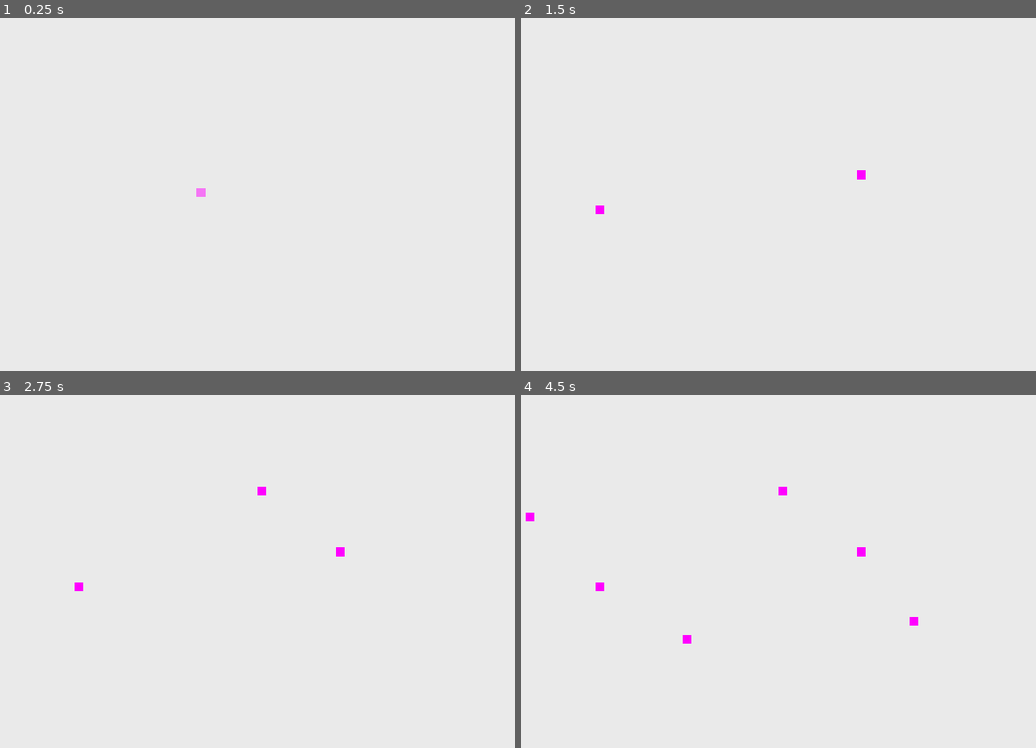
Above: before the commit, frames 1-4 (two rows, left to right).
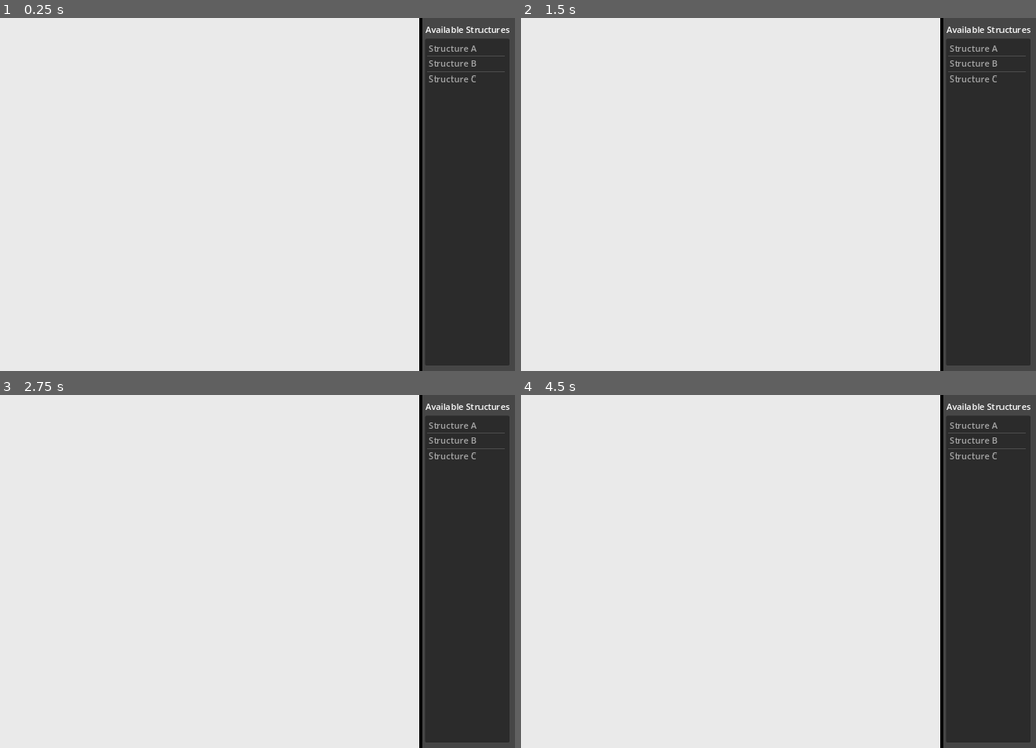
Above: after the commit, the same moments.

Repository: curtjs/towerflow
Game: Godot game, scene res://game/game.tscn
Two runs of this game, one before a commit and one after it. Both use one fixed random seed, a clock stepped at 60 frames per second and the inputs below.
Inputs (mouse positions are in pixels of both pictures, inside the frame that each line leads up to):
- Up to frame 1 (0.25 s): no input
- Up to frame 2 (1.5 s): tap Enter at 0.5 s; move the mouse to (860, 176) at 0.52 s; click (860, 176) at 0.67 s; tap Space at 1.25 s; move the mouse to (598, 212) at 1.27 s; click (598, 212) at 1.42 s
- Up to frame 3 (2.75 s): tap Enter at 2 s; move the mouse to (262, 493) at 2.02 s; click (262, 493) at 2.17 s
- Up to frame 4 (4.5 s): tap Space at 2.75, 4.25 s; move the mouse to (690, 642) at 2.77 s; click (690, 642) at 2.92 s; tap Enter at 3.5 s; move the mouse to (912, 624) at 3.52 s; click (912, 624) at 3.67 s; move the mouse to (531, 518) at 4.27 s; click (531, 518) at 4.42 s

The runs differ from the first frame. In frame 1, 19% of the frame differs, in the area x 38-100%, y 0-100%; in frame 2, 19%; in frame 3, 19%; in frame 4, 19%, in the area x 0-100%, y 0-100%.

Commit message:
basic structure catalogue, fixes: $116

Diff:
--- a/game/controllers/building_controller.gd
+++ b/game/controllers/building_controller.gd
@@ -2,16 +2,13 @@
 extends Node2D
 
 
-@export var structure_scene: PackedScene
+@export var structures: Array[PackedScene] = []
 @export var grid_size: int = 16
 
+@onready var build_menu := %BuildMenu
+
+var structure_scene: PackedScene
 var ghost_object: Sprite2D
-
-
-func _ready() -> void:
-	ghost_object = structure_scene.instantiate()
-	ghost_object.modulate = Color(1, 1, 1, 0.5)
-	add_child(ghost_object)
 
 
 func _process(delta: float) -> void:
@@ -19,6 +16,9 @@
 
 
 func update_ghost_pos() -> void:
+	if !ghost_object:
+		return
+
 	var m_pos = get_global_mouse_position()
 	var s_pos = snap_to_grid(m_pos)
 	ghost_object.global_position = s_pos
@@ -36,10 +36,29 @@
 		var mbe = event as InputEventMouseButton
 
 		if mbe.button_index == MOUSE_BUTTON_LEFT && mbe.pressed:
+			if build_menu.get_global_rect().has_point(mbe.global_position):
+				return
 			place_structure()
 
 
 func place_structure() -> void:
+	if !structure_scene:
+		return
+
 	var new_structure = structure_scene.instantiate()
 	new_structure.global_position = ghost_object.global_position
 	add_child(new_structure)
+
+
+func _on_item_list_item_clicked(index: int, at_position: Vector2, mouse_button_index: int) -> void:
+	# 1: Get the corresponding scene
+	if structures.size() > index:
+		structure_scene = structures[index]
+
+		# 2: Update the ghost
+		if ghost_object:
+			ghost_object.queue_free()
+
+		ghost_object = structure_scene.instantiate()
+		ghost_object.modulate = Color(1, 1, 1, 0.5)
+		add_child(ghost_object)
--- a/game/controllers/building_controller.tscn
+++ b/game/controllers/building_controller.tscn
@@ -1,6 +1,59 @@
-[gd_scene load_steps=2 format=3 uid="uid://lfafx5ukayfs"]
+[gd_scene load_steps=6 format=3 uid="uid://lfafx5ukayfs"]
 
 [ext_resource type="Script" path="res://game/controllers/building_controller.gd" id="1_4nh02"]
+[ext_resource type="PackedScene" uid="uid://ctxt4rq250asb" path="res://structures/prototype_structure_a.tscn" id="2_0furd"]
+[ext_resource type="PackedScene" uid="uid://cweare5fnjbg2" path="res://structures/prototype_structure_b.tscn" id="3_gbqyv"]
+[ext_resource type="PackedScene" uid="uid://bcn44cc85pm18" path="res://structures/prototype_structure_c.tscn" id="4_pl2t6"]
+
+[sub_resource type="StyleBoxFlat" id="StyleBoxFlat_dfb2d"]
+content_margin_left = 10.0
+content_margin_top = 10.0
+content_margin_right = 10.0
+content_margin_bottom = 10.0
+bg_color = Color(0, 0, 0, 0.701961)
+border_width_left = 5
+border_color = Color(0, 0, 0, 1)
 
 [node name="BuildingController" type="Node2D"]
 script = ExtResource("1_4nh02")
+structures = Array[PackedScene]([ExtResource("2_0furd"), ExtResource("3_gbqyv"), ExtResource("4_pl2t6")])
+
+[node name="UI" type="CanvasLayer" parent="."]
+
+[node name="Control" type="Control" parent="UI"]
+layout_mode = 3
+anchors_preset = 15
+anchor_right = 1.0
+anchor_bottom = 1.0
+grow_horizontal = 2
+grow_vertical = 2
+
+[node name="BuildMenu" type="PanelContainer" parent="UI/Control"]
+unique_name_in_owner = true
+layout_mode = 1
+anchors_preset = 11
+anchor_left = 1.0
+anchor_right = 1.0
+anchor_bottom = 1.0
+offset_left = -155.0
+grow_horizontal = 0
+grow_vertical = 2
+theme_override_styles/panel = SubResource("StyleBoxFlat_dfb2d")
+
+[node name="VBoxContainer" type="VBoxContainer" parent="UI/Control/BuildMenu"]
+layout_mode = 2
+
+[node name="Label" type="Label" parent="UI/Control/BuildMenu/VBoxContainer"]
+layout_mode = 2
+size_flags_vertical = 0
+text = "Available Structures"
+
+[node name="StructureList" type="ItemList" parent="UI/Control/BuildMenu/VBoxContainer"]
+layout_mode = 2
+size_flags_vertical = 3
+item_count = 3
+item_0/text = "Structure A"
+item_1/text = "Structure B"
+item_2/text = "Structure C"
+
+[connection signal="item_clicked" from="UI/Control/BuildMenu/VBoxContainer/StructureList" to="." method="_on_item_list_item_clicked"]
--- a/game/game.tscn
+++ b/game/game.tscn
@@ -1,9 +1,7 @@
-[gd_scene load_steps=3 format=3 uid="uid://f50ndq3shqei"]
+[gd_scene load_steps=2 format=3 uid="uid://f50ndq3shqei"]
 
 [ext_resource type="PackedScene" uid="uid://lfafx5ukayfs" path="res://game/controllers/building_controller.tscn" id="1_tcusq"]
-[ext_resource type="PackedScene" uid="uid://ctxt4rq250asb" path="res://structures/prototype_structure.tscn" id="2_8bei5"]
 
 [node name="Game" type="Node2D"]
 
 [node name="BuildingController" parent="." instance=ExtResource("1_tcusq")]
-structure_scene = ExtResource("2_8bei5")
--- a/structures/prototype_structure.tscn
+++ b/structures/prototype_structure_a.tscn
@@ -3,5 +3,5 @@
 [sub_resource type="PlaceholderTexture2D" id="PlaceholderTexture2D_fkfyd"]
 size = Vector2(16, 16)
 
-[node name="PrototypeStructure" type="Sprite2D"]
+[node name="PrototypeStructureA" type="Sprite2D"]
 texture = SubResource("PlaceholderTexture2D_fkfyd")
--- /dev/null
+++ b/structures/prototype_structure_b.tscn
@@ -0,0 +1,8 @@
+[gd_scene load_steps=2 format=3 uid="uid://cweare5fnjbg2"]
+
+[sub_resource type="PlaceholderTexture2D" id="PlaceholderTexture2D_twgf7"]
+size = Vector2(32, 32)
+
+[node name="PrototypeStructureB" type="Sprite2D"]
+modulate = Color(1, 0, 0.258824, 1)
+texture = SubResource("PlaceholderTexture2D_twgf7")
--- /dev/null
+++ b/structures/prototype_structure_c.tscn
@@ -0,0 +1,8 @@
+[gd_scene load_steps=2 format=3 uid="uid://bcn44cc85pm18"]
+
+[sub_resource type="PlaceholderTexture2D" id="PlaceholderTexture2D_0dgoy"]
+size = Vector2(24, 24)
+
+[node name="PrototypeStructureB" type="Sprite2D"]
+modulate = Color(0.690196, 1, 0.482353, 1)
+texture = SubResource("PlaceholderTexture2D_0dgoy")
